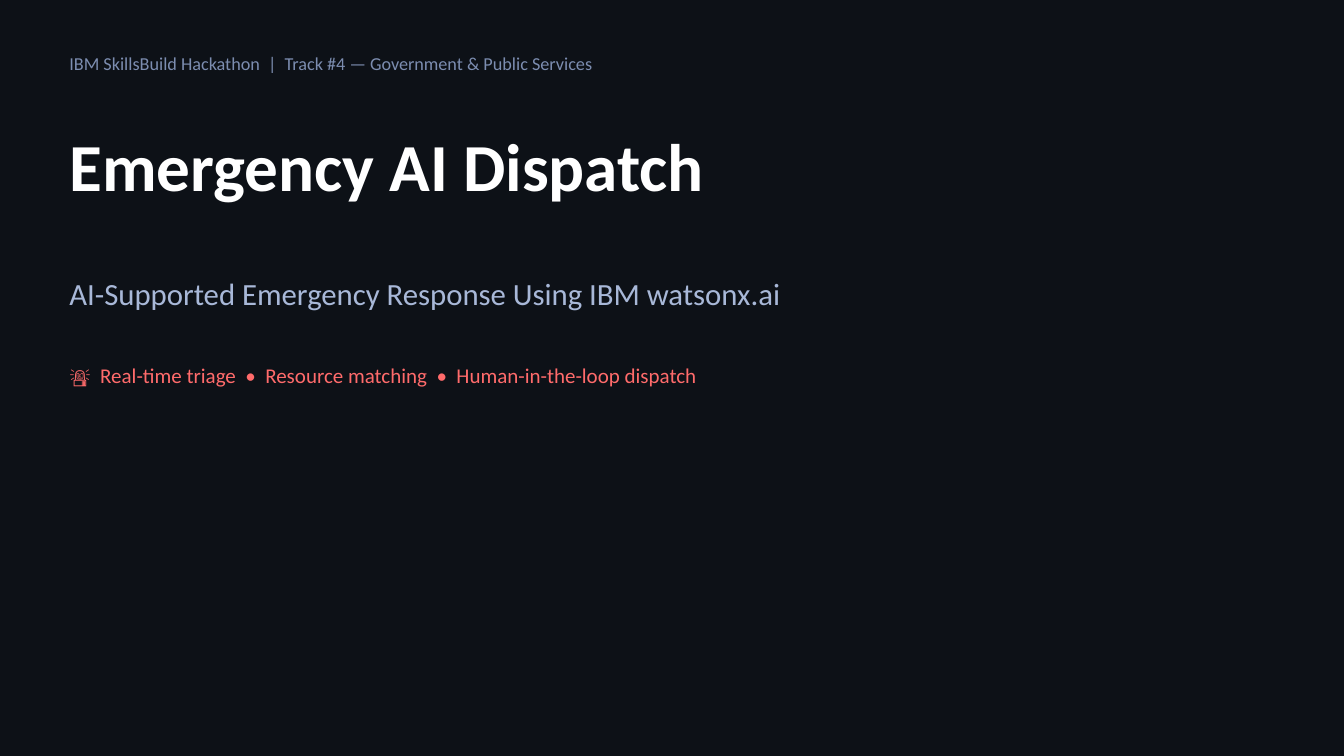
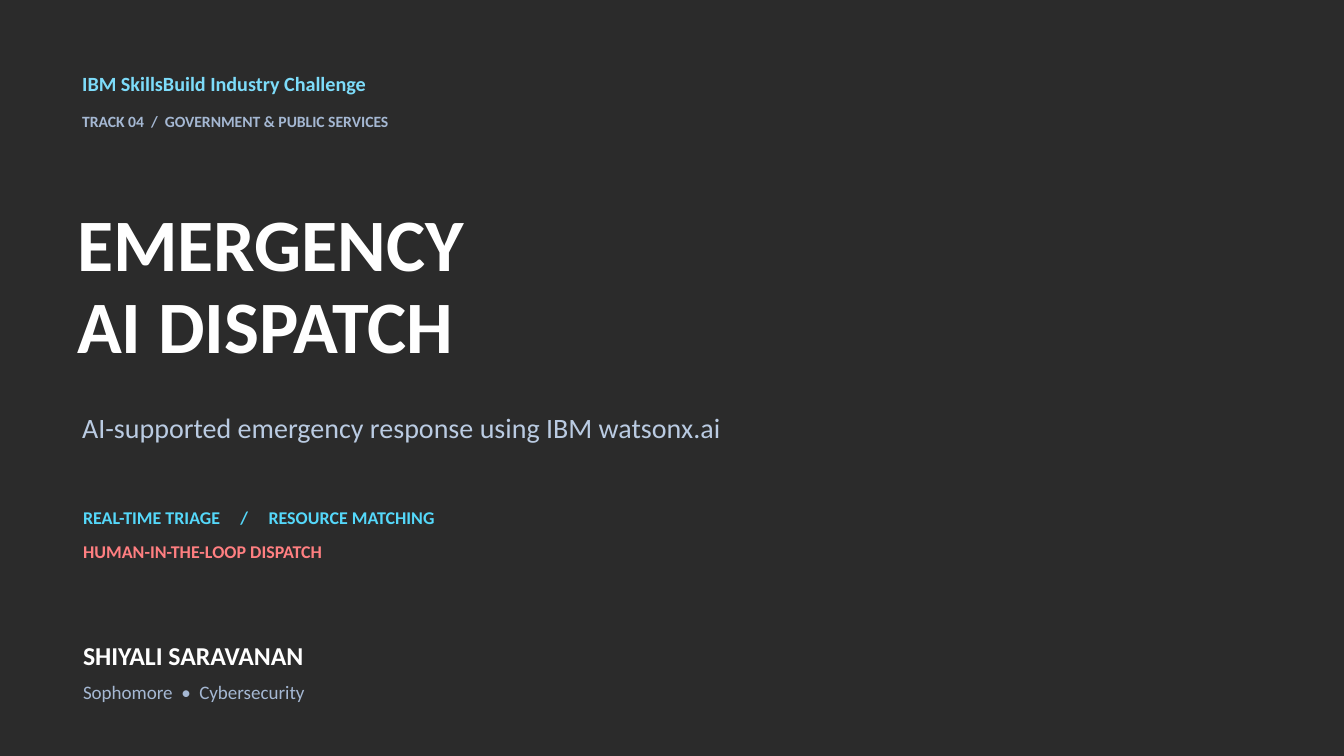
Before and after one commit to shiyalisaravanan-17/emergency-ai-dispatch, a slide deck: slide 1 of Emergency_AI_Dispatch.pptx. Drawn at 1344x756 pixels with LibreOffice and Linux fonts; fonts in the diff are those of the drawing; background and template pictures are left out; a plain dark background stands for a picture behind light text. Boxes give left, top, right and bottom in pixels: in the first picture for what was removed or moved away, otherwise in the second. Text is boxed around its words. In the diff, an @@ line names an element or a change of style, - is before the commit and + after.

Commit message:
Update presentation deck

```diff
--- a/Emergency_AI_Dispatch.pptx
+++ b/Emergency_AI_Dispatch.pptx
@@ background #0D1117 to picture (left out) @@
@@ text added at (82,77,366,95), 14.4 pt, text #7DDCFA, bold @@
+IBM SkillsBuild Industry Challenge
@@ vertical alignment top to middle in 4 elements at (82,418,721,443), (77,304,453,354), (83,512,435,524), (82,116,388,127) @@
@@ text at (82,116,388,127): text changed; size 13 to 11.2 pt; text colour #7C8DB0 to #A5B8D3; bold on @@
-IBM SkillsBuild Hackathon | Track #4 — Government & Public Services
+TRACK 04 / GOVERNMENT & PUBLIC SERVICES
@@ text added at (77,222,464,272), 52.8 pt, text #FFFFFF, bold @@
+EMERGENCY
@@ text at (77,304,453,354): text changed; size 48 to 52.8 pt @@
-Emergency AI Dispatch
+AI DISPATCH
@@ text at (82,418,721,443): text changed; size 22 to 20 pt; text colour #A8B8D8 to #BACBE2 @@
-AI-Supported Emergency Response Using IBM watsonx.ai
+AI-supported emergency response using IBM watsonx.ai
@@ text at (83,512,435,524): text changed; size 15 to 12.8 pt; text colour #FF6B6B to #55D8FA; bold on @@
-🚨 Real-time triage • Resource matching • Human-in-the-loop dispatch
+REAL-TIME TRIAGE / RESOURCE MATCHING
@@ text added at (83,546,322,558), 12.8 pt, text #FF7F81, bold @@
+HUMAN-IN-THE-LOOP DISPATCH
@@ text added at (83,648,303,665), 18.4 pt, text #FFFFFF, bold @@
+SHIYALI SARAVANAN
@@ text added at (83,686,304,702), 13.6 pt, text #A5B8D3 @@
+Sophomore • Cybersecurity
```
Also in this commit, not shown: 7 other slides changed.
